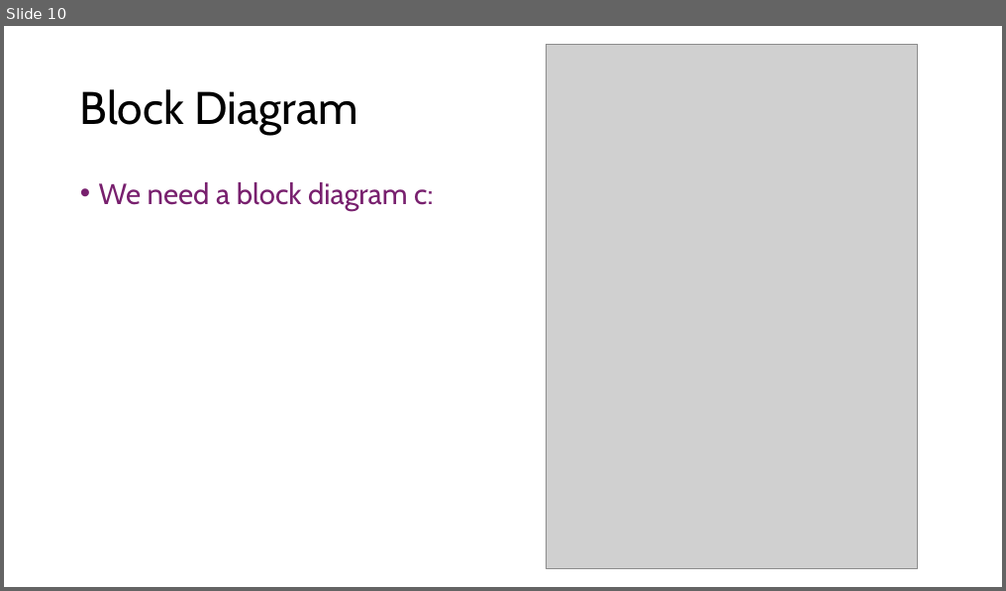
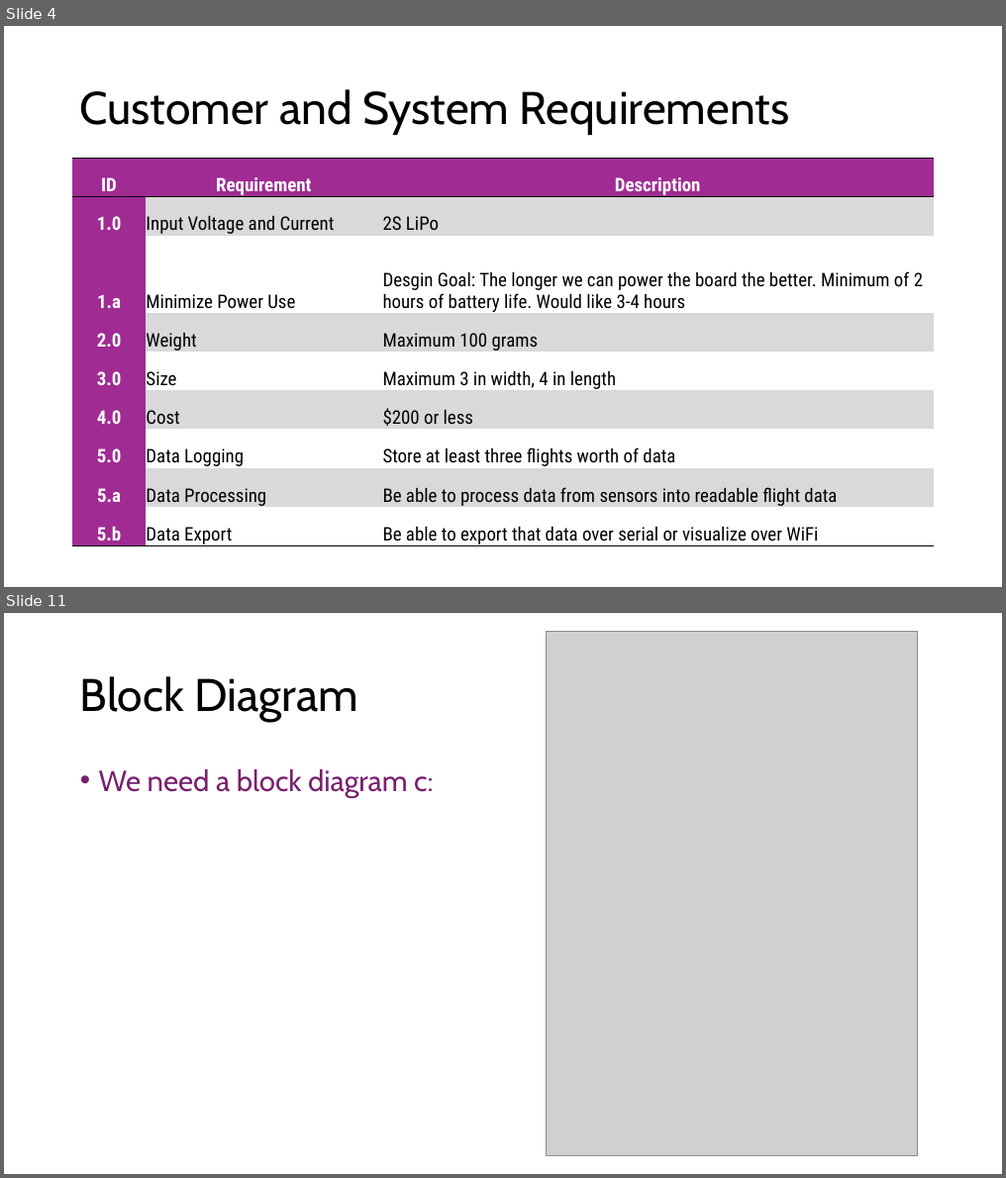
Before and after one commit to Tannyr-Singleterry/ECE590_SeniorDesign, a slide deck: Documents/CDR/CDR_Presentation.pptx. Shown one above the other, each under a label of ours: slide 10 before the commit, slides 4 and 11 after it; the slides between them are not shown. The pictures are 1006x591 and 1006x1178 pixels, drawn with LibreOffice and Linux fonts; fonts in the diff are those of the drawing; grey boxes stand for pictures. Boxes give left, top, right and bottom in pixels: in the first picture for what was removed or moved away, otherwise in the second. Text is boxed around its words. In the diff, an @@ line names an element or a change of style, - is before the commit and + after.

```diff
--- a/Documents/CDR/CDR_Presentation.pptx
+++ b/Documents/CDR/CDR_Presentation.pptx
@@ slide 4 added at [4, 26, 1002, 587], background #FFFFFF @@
@@ title added at [80, 89, 790, 135], 44 pt, text #000000 @@
+Customer and System Requirements
@@ table added at [73, 158, 933, 551], 9 rows, 3 columns @@
+ID | Requirement | Description
+1.0 | Input Voltage and Current | 2S LiPo
+1.a | Minimize Power Use | Desgin Goal: The longer we can power the board the better. Minimum of 2 hours of battery life. Would like 3-4 hours
+2.0 | Weight | Maximum 100 grams
+3.0 | Size | Maximum 3 in width, 4 in length
+4.0 | Cost | $200 or less
+5.0 | Data Logging | Store at least three flights worth of data
+5.a | Data Processing | Be able to process data from sensors into readable flight data
+5.b | Data Export | Be able to export that data over serial or visualize over WiFi
@@ what was slide 10 is now slide 11 @@
```
Also in this commit, not shown: 10 slides changed, 1 other slide added, 1 slide removed, 2 other files.
